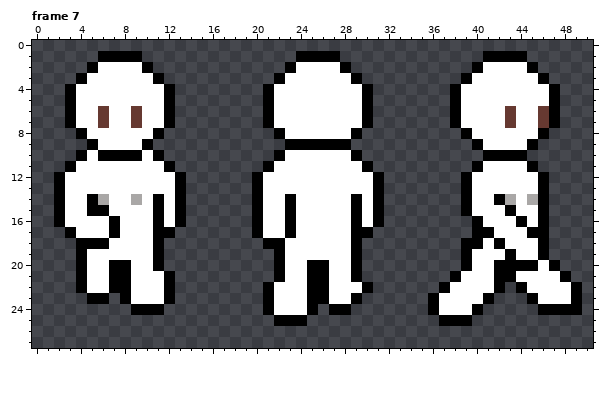
Two states of a pixel-art file, Assets/Sprites/Humanoid.aseprite. The picture above was drawn from the file before the commit.
51x28 pixels, 8 frames. Shown: frame 7.
Now the later version:
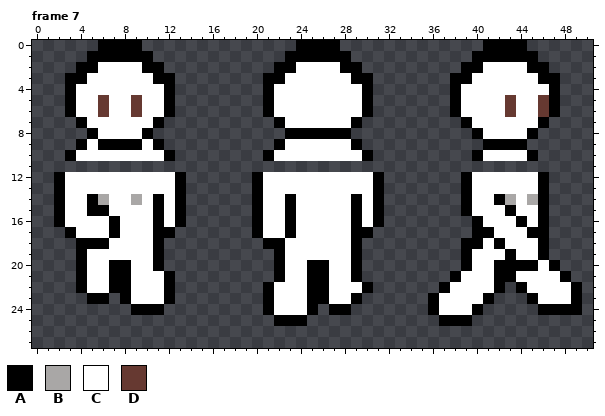
Palette (. is transparent): A #000000  B #a9a7a6  C #ffffff  D #663931
From old to new:
Changed rows in their new state; - is an unchanged pixel.
Frame 7:
first column x 3:
 0 ---AAAA--------------AAAA-------------AAAA---
 1 --A----A------------A----A-----------A----A--
 2 -A------A----------A------A---------A------A-
 3 A--------A--------A--------A-------A--------A
 5 ---D--D---------------------------------D--D-
 7 .A-C--C-A.--------.A------A.-------.A---C--A.
 8 -.A----A.----------.AAAAAA.---------.A----A.-
 9 -ACAAAACA----------ACCCCCCA----------.AAAA.--
10 AC-CCCC-CA--------AC------CA---------ACCCCA--
11 ..........--------..........---------......--
